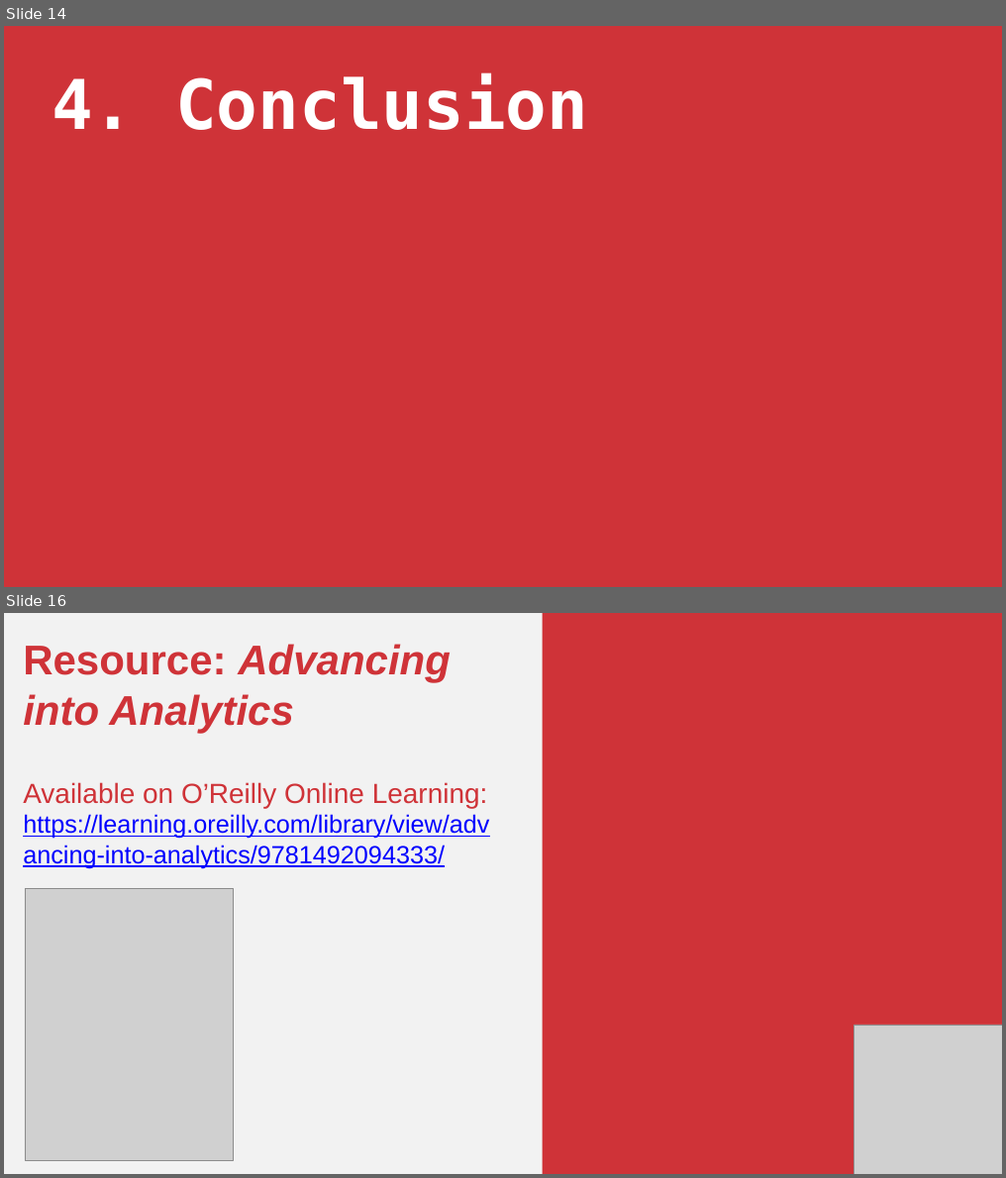
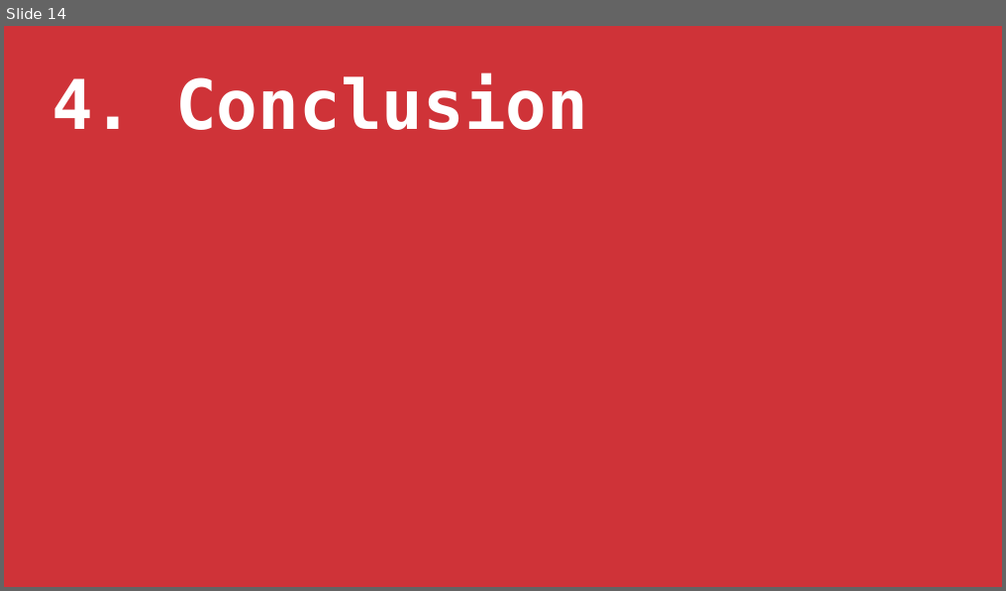
Before and after one commit to stringfestdata/python-in-excel-crash-course, a slide deck: python-in-excel-crash-course.pptx. Shown one above the other, each under a label of ours: slides 14 and 16 before the commit, slide 14 after it; the slides between them are not shown. The pictures are 1006x1178 and 1006x591 pixels, drawn with LibreOffice and Linux fonts; fonts in the diff are those of the drawing; grey boxes stand for pictures. Boxes give left, top, right and bottom in pixels: in the first picture for what was removed or moved away, otherwise in the second. Text is boxed around its words. In the diff, an @@ line names an element or a change of style, - is before the commit and + after.

```diff
--- a/python-in-excel-crash-course.pptx
+++ b/python-in-excel-crash-course.pptx
@@ slide 16 removed at [4,613,1002,1174], background #F2F2F2 @@
@@ rectangle removed at [542,613,1002,1174] @@
@@ text removed at [23,644,489,868] @@
-Resource: Advancing into Analytics
-Available on O’Reilly Online Learning: https://learning.oreilly.com/library/view/advancing-into-analytics/9781492094333/
@@ picture removed at [25,888,233,1161] @@
@@ picture removed at [854,1025,1002,1174] @@
```
Also in this commit, not shown: 2 slides changed, 4 slides added, 2 other slides removed.
